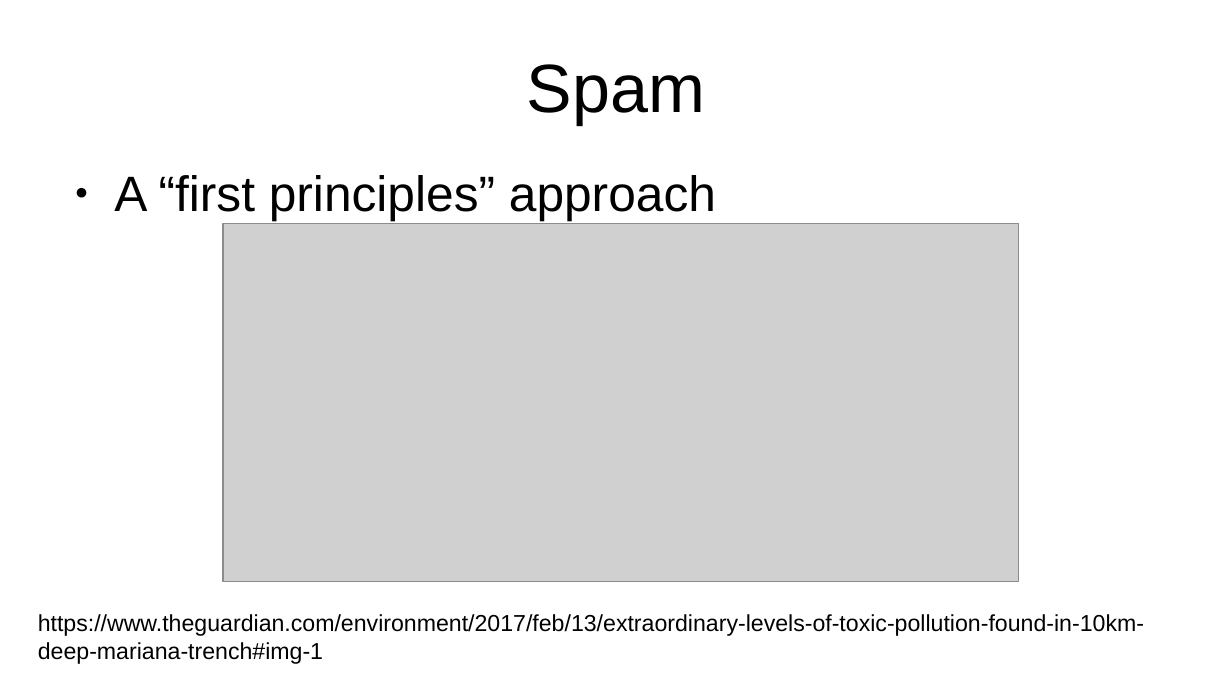
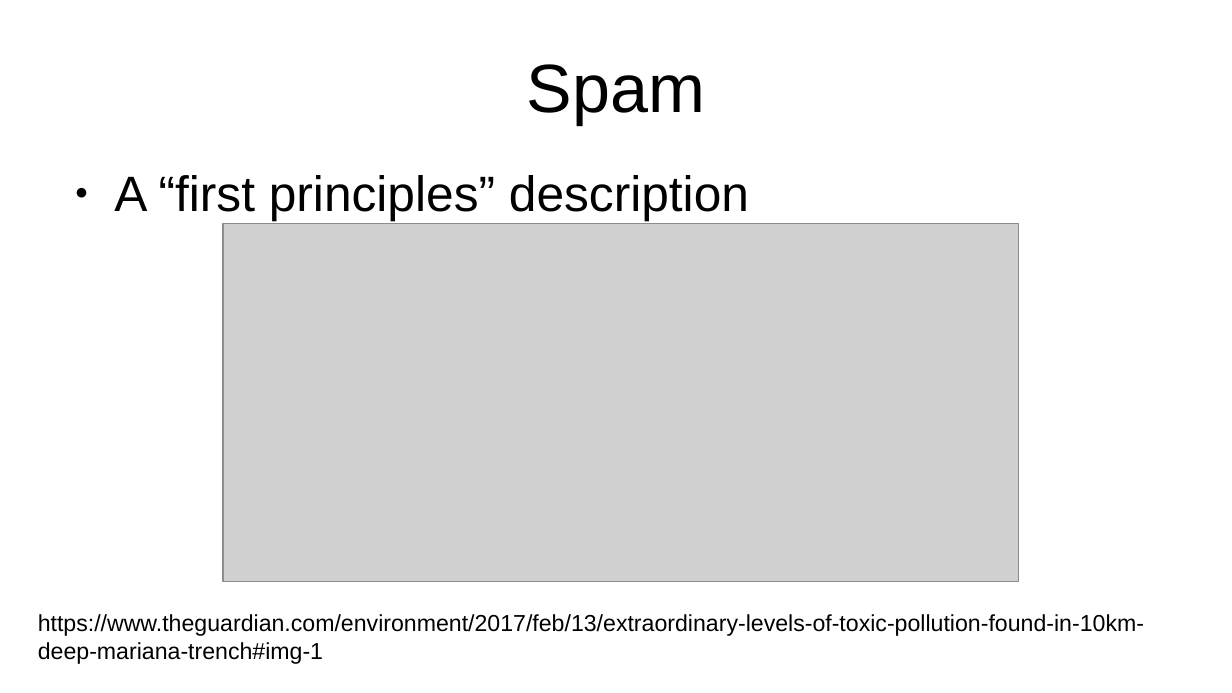
Before and after one commit to sftcd/witidtm, a slide deck: slide 12 of lectures/1100-mail.odp. Drawn at 1232x693 pixels with LibreOffice and Linux fonts; fonts in the diff are those of the drawing; grey boxes stand for pictures. Boxes give left, top, right and bottom in pixels: in the first picture for what was removed or moved away, otherwise in the second. Text is boxed around its words. In the diff, an @@ line names an element or a change of style, - is before the commit and + after.

```diff
--- a/lectures/1100-mail.odp
+++ b/lectures/1100-mail.odp
@@ text at <box>114,175,749,221</box>: text changed @@
-● A “first principles” approach
+● A “first principles” description
```
Also in this commit, not shown: 2 other slides changed, 1 other file.
